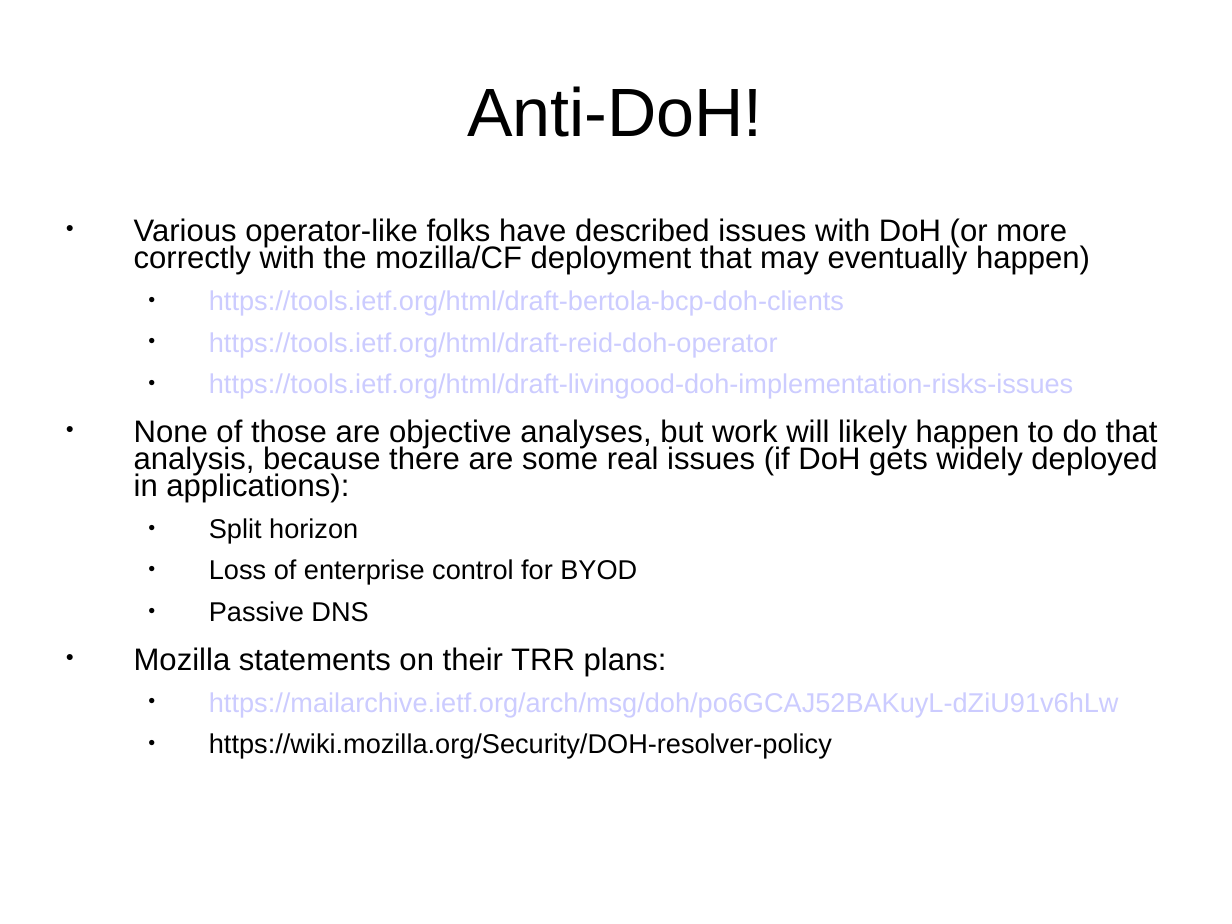
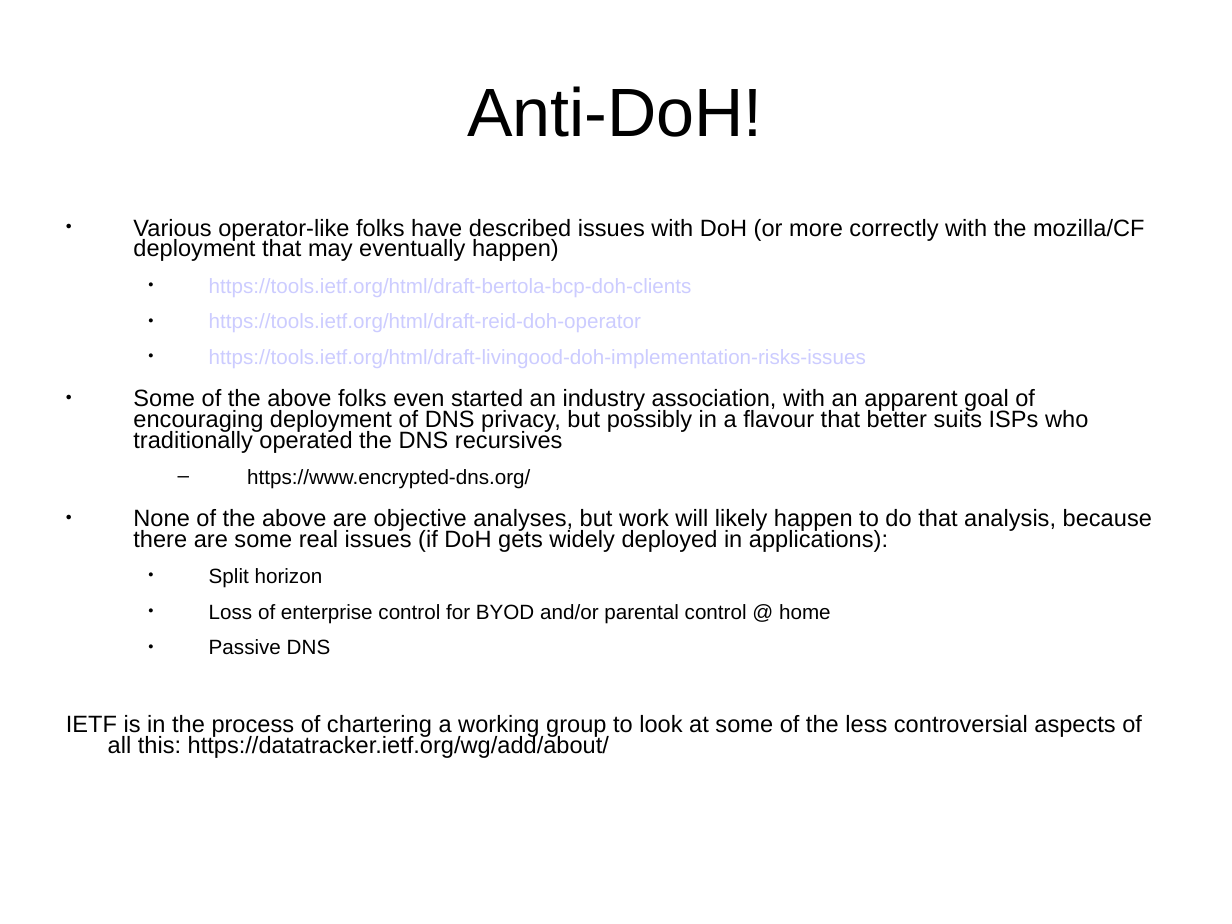
Before and after one commit to sftcd/cs7053, a slide deck: slide 23 of 2016lectures/10-dns.ppt (slide 19 before the commit). Drawn at 1232x924 pixels with LibreOffice and Linux fonts; fonts in the diff are those of the drawing. Boxes give left, top, right and bottom in pixels: in the first picture for what was removed or moved away, otherwise in the second. Text is boxed around its words. In the diff, an @@ line names an element or a change of style, - is before the commit and + after.

```diff
--- a/2016lectures/10-dns.ppt
+++ b/2016lectures/10-dns.ppt
@@ text at [133,219,1144,655]: size 20 to 15.2 pt in "Various operator-like folks have described issues with ..."; size 17.5 to 13.3 pt in "https://tools.ietf.org/html/draft-bertola-bcp-doh-clients", "https://tools.ietf.org/html/draft-reid-doh-operator", "https://tools.ietf.org/html/draft-livingood-doh-implementati ...", "Split horizon" and 1 more places @@
@@ text at [133,389,1152,552]: text changed; size 20 to 15.2 pt @@
-● None of those are objective analyses, but work will likely happen to do that analysis, because there are some real issues (if DoH gets widely deployed in applications):
+● Some of the above folks even started an industry association, with an apparent goal of encouraging deployment of DNS privacy, but possibly in a flavour that better suits ISPs who traditionally operated the DNS recursives
+  – https://www.encrypted-dns.org/
+● None of the above are objective analyses, but work will likely happen to do that analysis, because there are some real issues (if DoH gets widely deployed in applications):
@@ text at [209,604,831,623]: text changed; size 17.5 to 13.3 pt @@
-  ● Loss of enterprise control for BYOD
+  ● Loss of enterprise control for BYOD and/or parental control @ home
@@ text at [66,715,1142,758]: text changed; size 17.5 to 15.2 pt @@
-● Mozilla statements on their TRR plans:
-  ● https://mailarchive.ietf.org/arch/msg/doh/po6GCAJ52BAKuyL-dZiU91v6hLw
-  ● https://wiki.mozilla.org/Security/DOH-resolver-policy
+IETF is in the process of chartering a working group to look at some of the less controversial aspects of all this: https://datatracker.ietf.org/wg/add/about/
```
Also in this commit, not shown: 14 other slides changed, 4 slides added, 2 other files.
